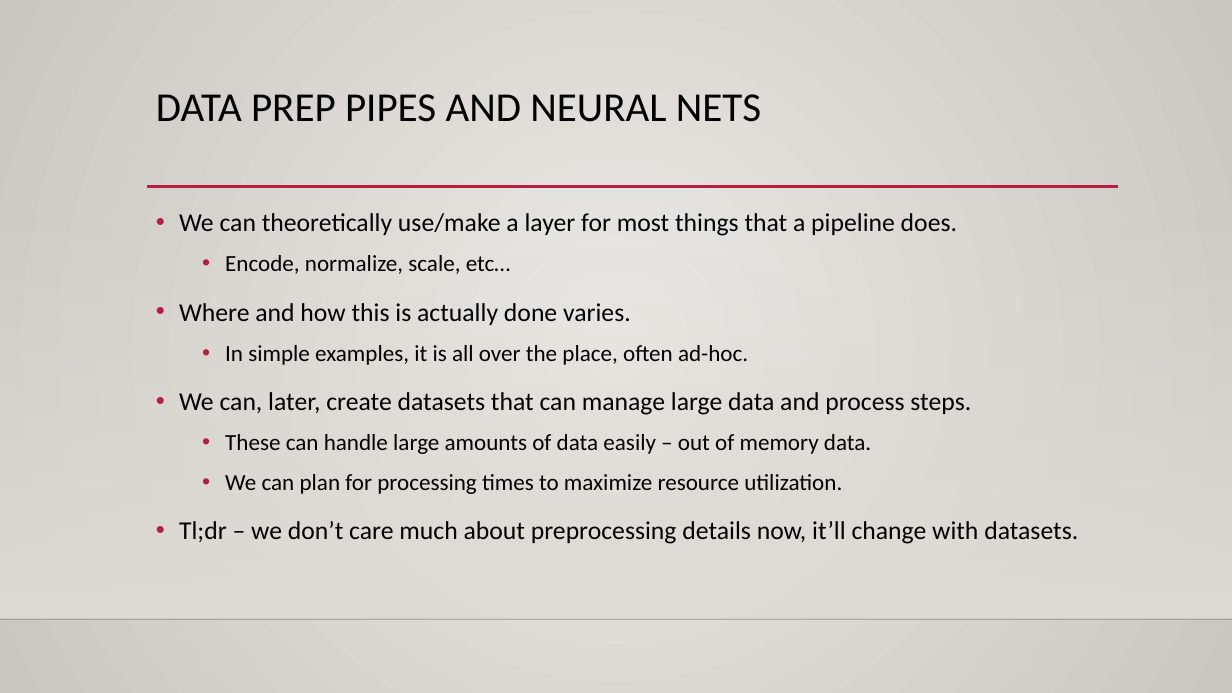
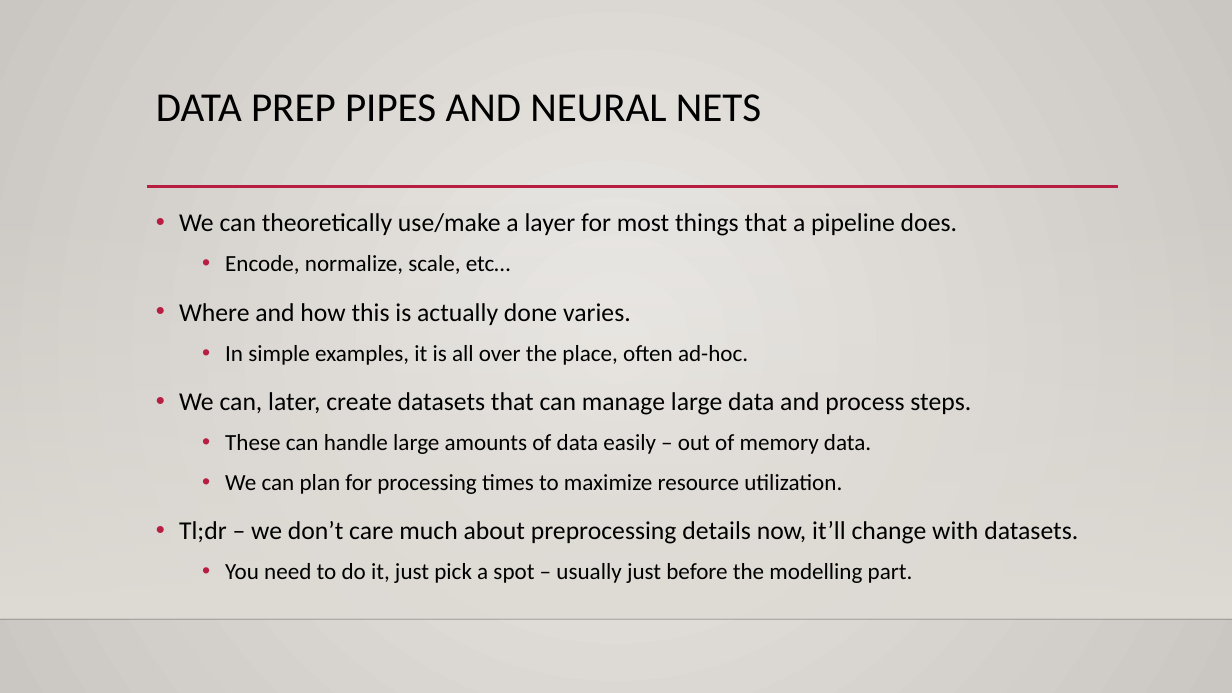
Before and after one commit to AkeemSemperDataScience/Intro_to_Machine_Learning_Students, a slide deck: slide 16 of reference_content/Slides/keras_intro.pptx (slide 14 before the commit). Drawn at 1232x693 pixels with LibreOffice and Linux fonts; fonts in the diff are those of the drawing; background and template pictures are left out. Boxes give left, top, right and bottom in pixels: in the first picture for what was removed or moved away, otherwise in the second. Text is boxed around its words. In the diff, an @@ line names an element or a change of style, - is before the commit and + after.

```diff
--- a/reference_content/Slides/keras_intro.pptx
+++ b/reference_content/Slides/keras_intro.pptx
@@ text at (225, 563, 913, 583): paragraph added @@
+  • You need to do it, just pick a spot – usually just before the modelling part.
```
Also in this commit, not shown: 6 other slides changed, 7 slides added, 4 other files.
